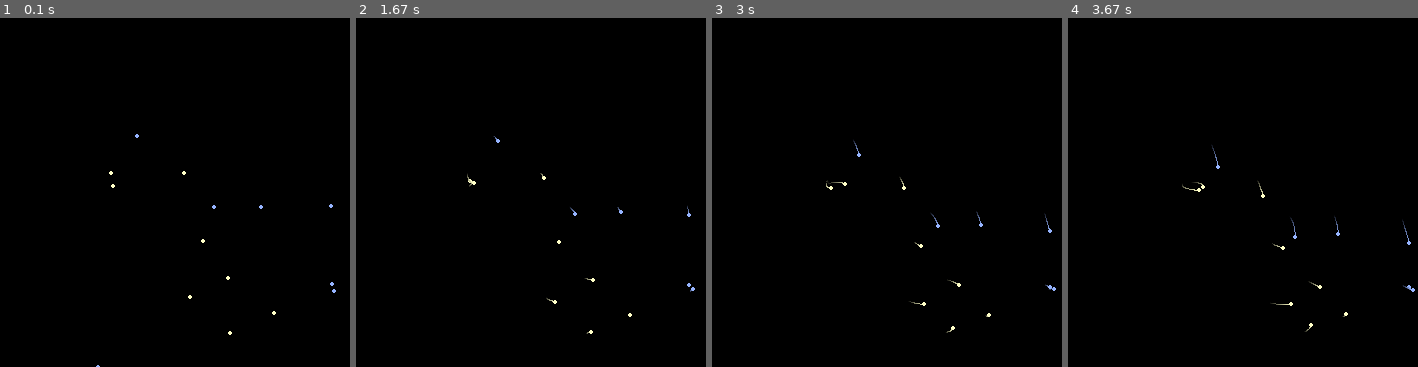
Above: before the commit, frames 1-4 (left to right).
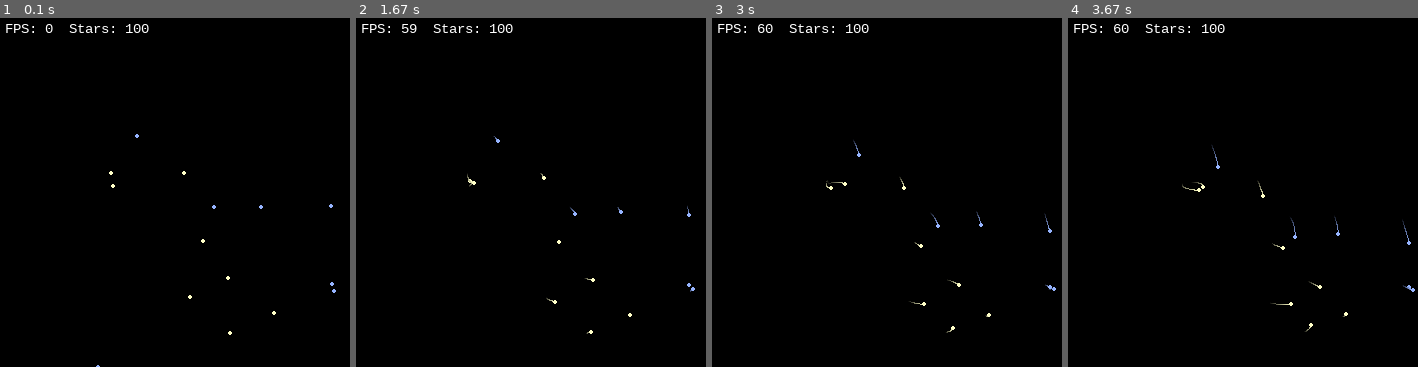
Above: after the commit, the same moments.

Repository: mirlan0705/n-body-star-cluster
Game: pygame game, started from main.py
Same seed, same stepped clock (60 frames per second), same inputs: the game is played once before the commit and once after it.
Inputs (mouse positions are % of the whole screen's width and height, from its top left):
- Up to frame 1 (0.1 s): no input
- Up to frame 2 (1.67 s): hold Q 0.83-1.3 s; move the mouse to (60, 90) at 0.87 s
- Up to frame 3 (3 s): no input
- Up to frame 4 (3.67 s): no input
The pictures show only the part of the screen within x 0-50%, y 0-50%; the shares and areas given below are measured in that part.

The runs differ from the first frame. In frame 1, 0.3% of the frame differs, in the area x 1-43%, y 1-5%; in frame 2, 0.4%; in frame 3, 0.4%, in the area x 1-45%, y 1-5%; in frame 4, 0.4%.

Commit message:
fps added

Diff:
--- a/main.py
+++ b/main.py
@@ -29,11 +29,11 @@
     def _quadrant(self, star):
         if star[0] < self.cx and star[1] < self.cy:
             return 0
-        if star[0] > self.cx and star[1] < self.cy:
+        if star[0] >= self.cx and star[1] < self.cy:
             return 1
-        if star[0] < self.cx and star[1] > self.cy:
+        if star[0] < self.cx and star[1] >= self.cy:
             return 2
-        if star[0] > self.cx and star[1] > self.cy:
+        else:
             return 3
 
     def insert(self, star):
@@ -85,8 +85,6 @@
         return ax, ay
 
 
-
-
 zoom = 1.0
 cam_x = 400
 cam_y = 400
@@ -112,6 +110,9 @@
     else:
         return (255, 100, 60)
 
+font = pygame.font.SysFont("monospace", 14)
+show_tree = False
+
 running = True
 
 while running:
@@ -134,6 +135,10 @@
                 cam_x -= (mouse_x - pan_start[0]) / zoom
                 cam_y -= (mouse_y - pan_start[1]) / zoom
                 pan_start = (mouse_x, mouse_y)
+        if event.type == pygame.KEYDOWN:
+            if event.key == pygame.K_q:
+                show_tree = not show_tree
+
     screen.fill((0,0,0))
 
     all_x = [s[0] for s in stars]
@@ -177,7 +182,7 @@
         screen_y = (star[1] - cam_y) * zoom + height / 2
         pygame.draw.circle(screen, (star_color(star[4])), (int(screen_x), int(screen_y)), max(2, int(star[4])))
 
+    screen.blit(font.render(f"FPS: {int(clock.get_fps())}  Stars: {len(stars)}", True, (255,255,255)), (10, 10))
     pygame.display.flip()
-
     clock.tick(60)
 pygame.quit()
